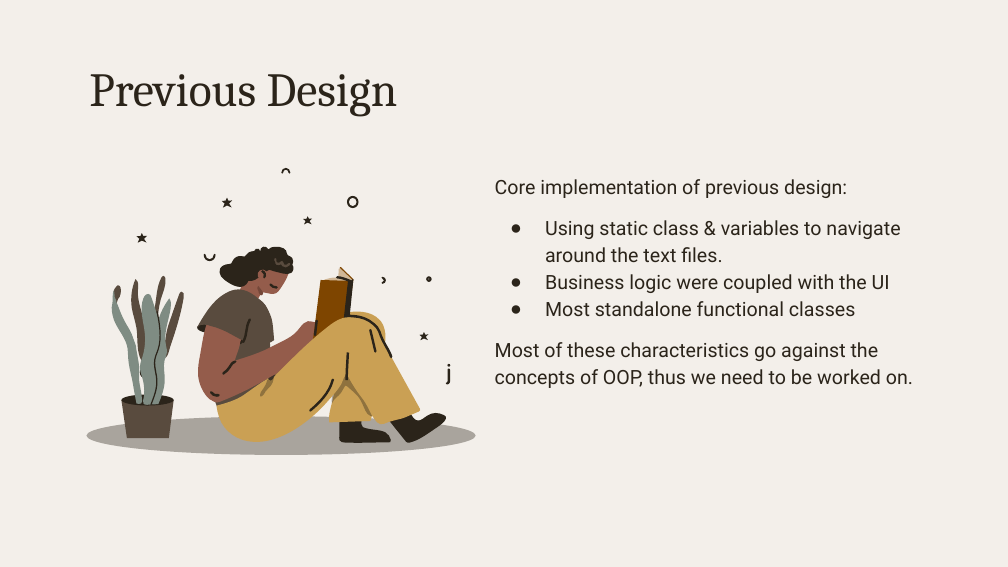
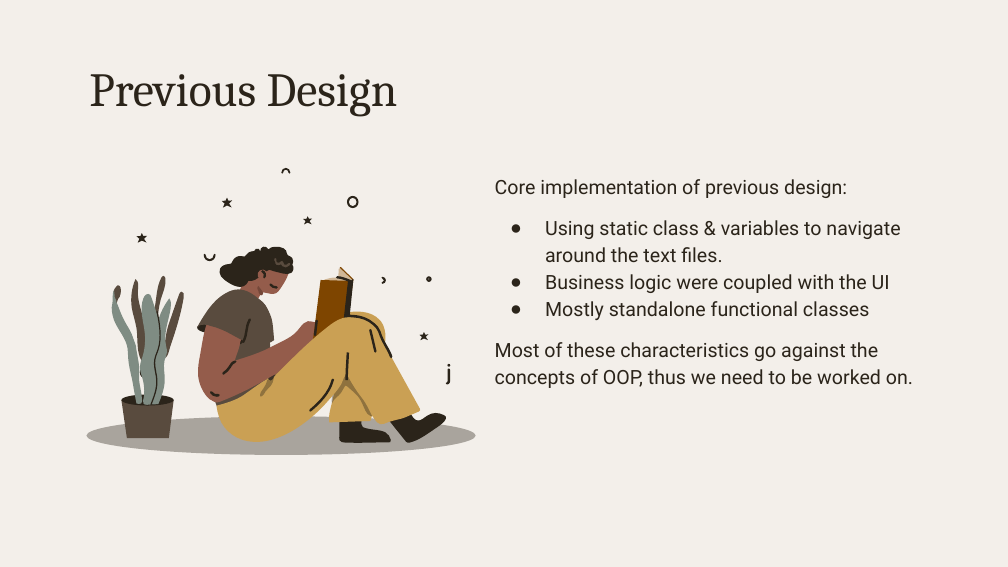
Before and after one commit to hasin023/LinguaL, a slide deck: slide 4 of LinguLFinal.pptx (slide 5 before the commit). Drawn at 1008x567 pixels with LibreOffice and Linux fonts; fonts in the diff are those of the drawing. Boxes give left, top, right and bottom in pixels: in the first picture for what was removed or moved away, otherwise in the second. Text is boxed around its words. In the diff, an @@ line names an element or a change of style, - is before the commit and + after.

```diff
--- a/LinguLFinal.pptx
+++ b/LinguLFinal.pptx
@@ subtitle at [545,301,869,320]: text changed @@
-● Most standalone functional classes
+● Mostly standalone functional classes
```
Also in this commit, not shown: 3 slides added, 13 slides removed, 44 other files.
